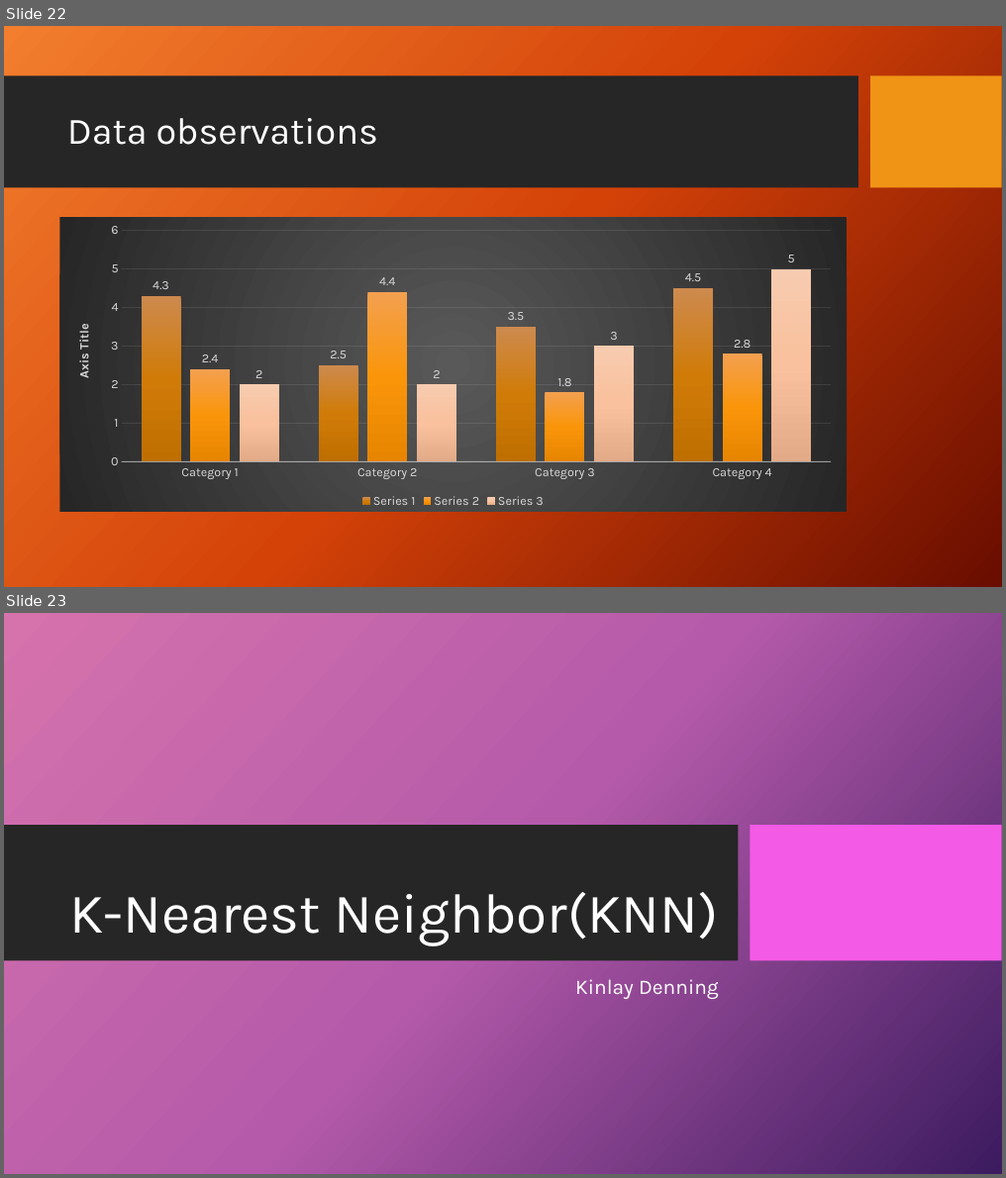
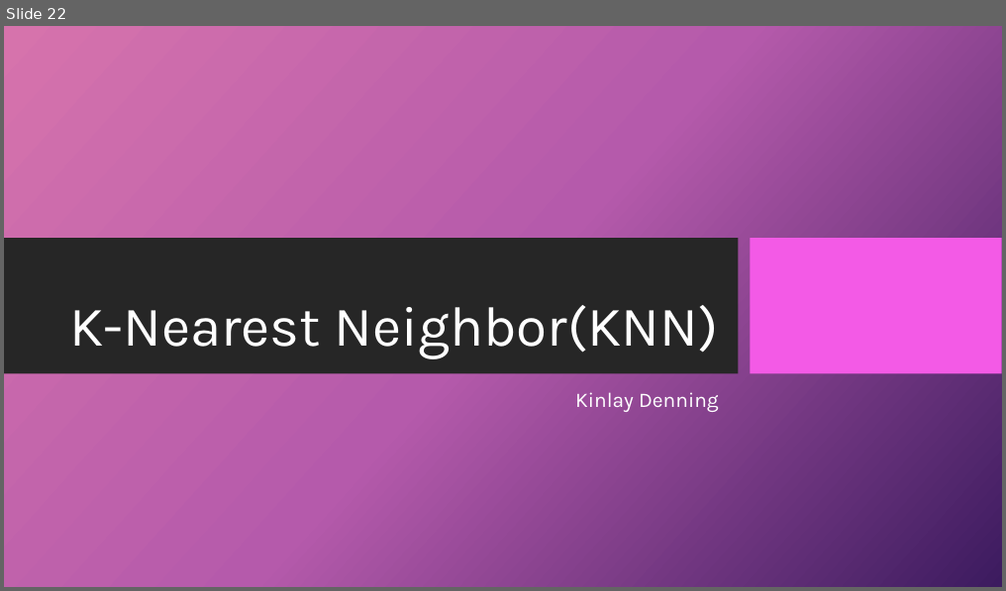
Before and after one commit to Kevin-McConchie/project4fork, a slide deck: Telecom Customer Churn - Presentation.pptx. Shown one above the other, each under a label of ours: slides 22 and 23 before the commit, slide 22 after it. The pictures are 1006x1178 and 1006x591 pixels, drawn with LibreOffice and Linux fonts; fonts in the diff are those of the drawing; background and template pictures are left out. Boxes give left, top, right and bottom in pixels: in the first picture for what was removed or moved away, otherwise in the second. Text is boxed around its words. In the diff, an @@ line names an element or a change of style, - is before the commit and + after.

```diff
--- a/Telecom Customer Churn - Presentation.pptx
+++ b/Telecom Customer Churn - Presentation.pptx
@@ slide 22 removed at (4,26,1002,587), background picture (left out) @@
@@ rectangle removed at (4,76,858,188) @@
@@ rectangle removed at (871,76,1002,188) @@
@@ title removed at (67,118,378,145) @@
-Data observations
@@ column chart removed at (59,218,846,513) @@
-categories: Category 1, Category 2, Category 3, Category 4
-Series 1: 4.3, 2.5, 3.5, 4.5
-Series 2: 2.4, 4.4, 1.8, 2.8
-Series 3: 2, 2, 3, 5
@@ what was slide 23 is now slide 22 @@
```
Also in this commit, not shown: 2 slides changed, 2 slides added, 2 other slides removed, 15 other files.
